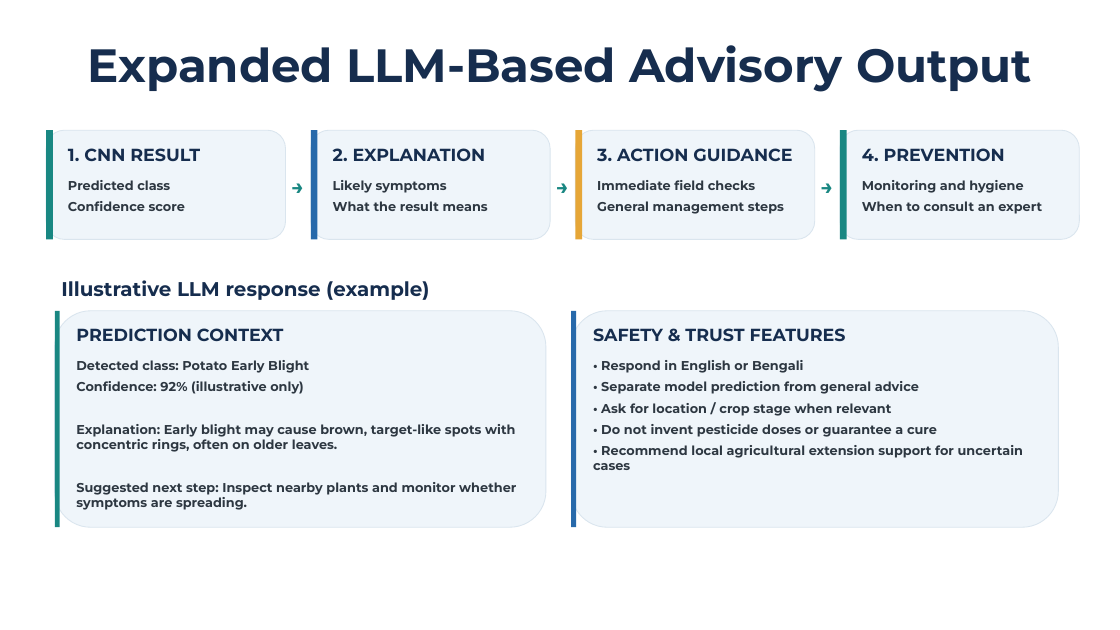
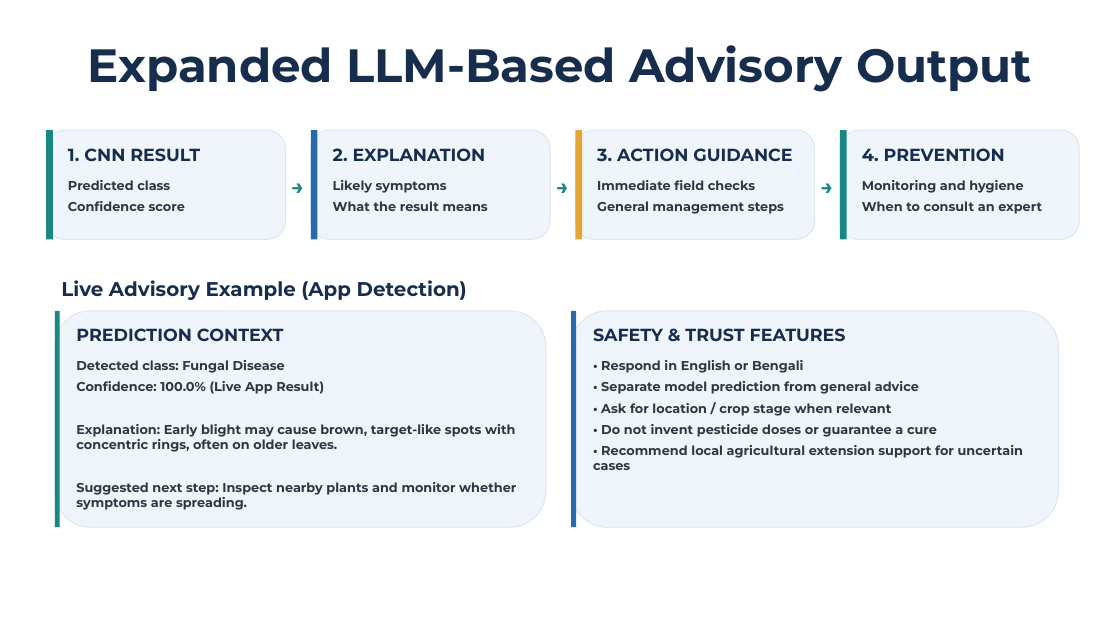
Before and after one commit to mamunonweb/capstone, a slide deck: slide 32 of 01/presentation/Potato_Leaf_Disease_Defense_Slides.pptx. Drawn at 1120x630 pixels with LibreOffice and Linux fonts; fonts in the diff are those of the drawing. Boxes give left, top, right and bottom in pixels: in the first picture for what was removed or moved away, otherwise in the second. Text is boxed around its words. In the diff, an @@ line names an element or a change of style, - is before the commit and + after.

Commit message:
Align 01 report and slides with verified 3-model GPU results (MobileNetV2, MultiNet-V3, InceptionV3)

```diff
--- a/01/presentation/Potato_Leaf_Disease_Defense_Slides.pptx
+++ b/01/presentation/Potato_Leaf_Disease_Defense_Slides.pptx
@@ text at (x1=61, y1=280, x2=467, y2=300): text changed @@
-Illustrative LLM response (example)
+Live Advisory Example (App Detection)
@@ text at (x1=76, y1=360, x2=324, y2=394): text changed @@
-Detected class: Potato Early Blight
-Confidence: 92% (illustrative only)
+Detected class: Fungal Disease
+Confidence: 100.0% (Live App Result)
```
Also in this commit, not shown: 28 other slides changed, 1 slide added, 2 slides removed, 25 other files.
